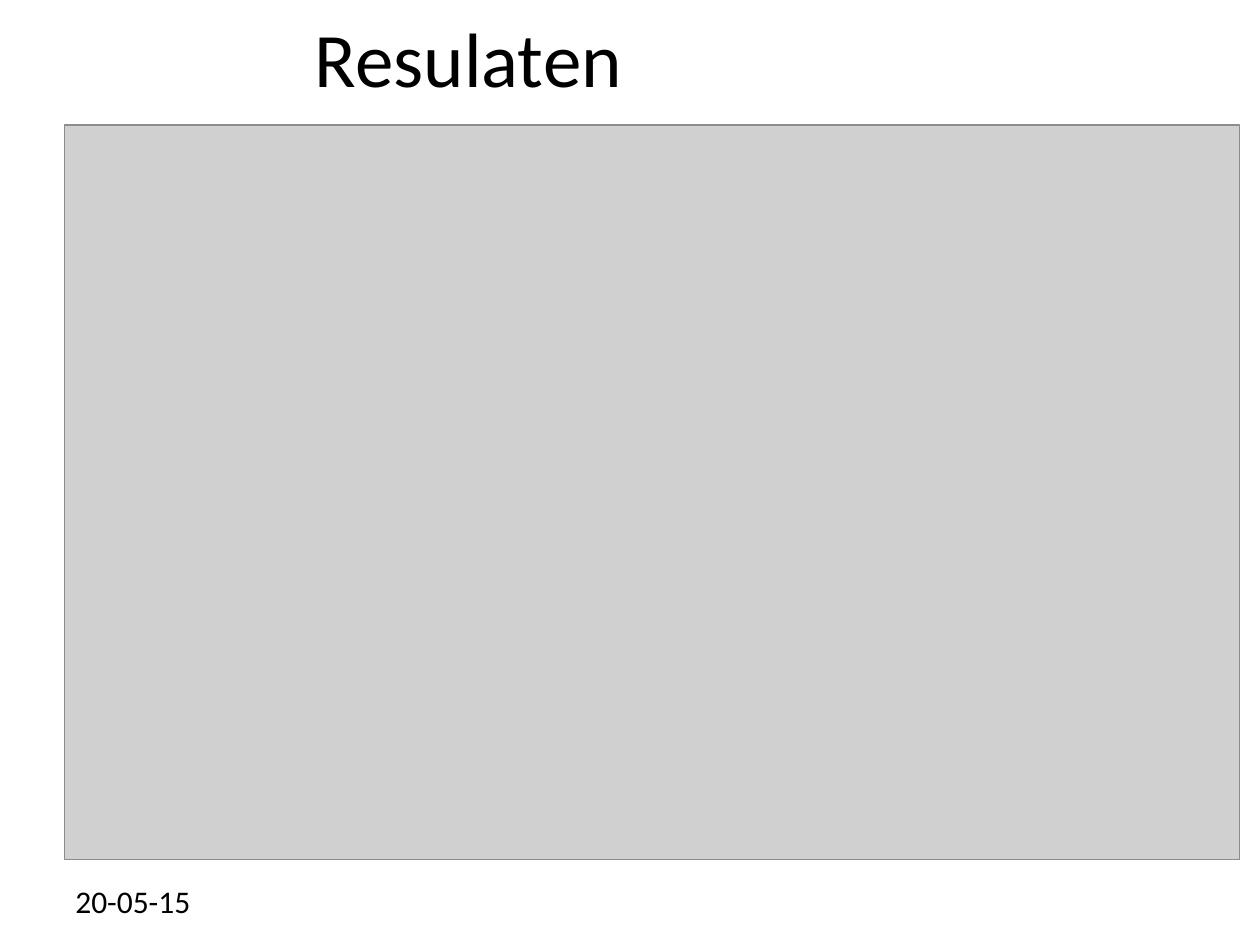
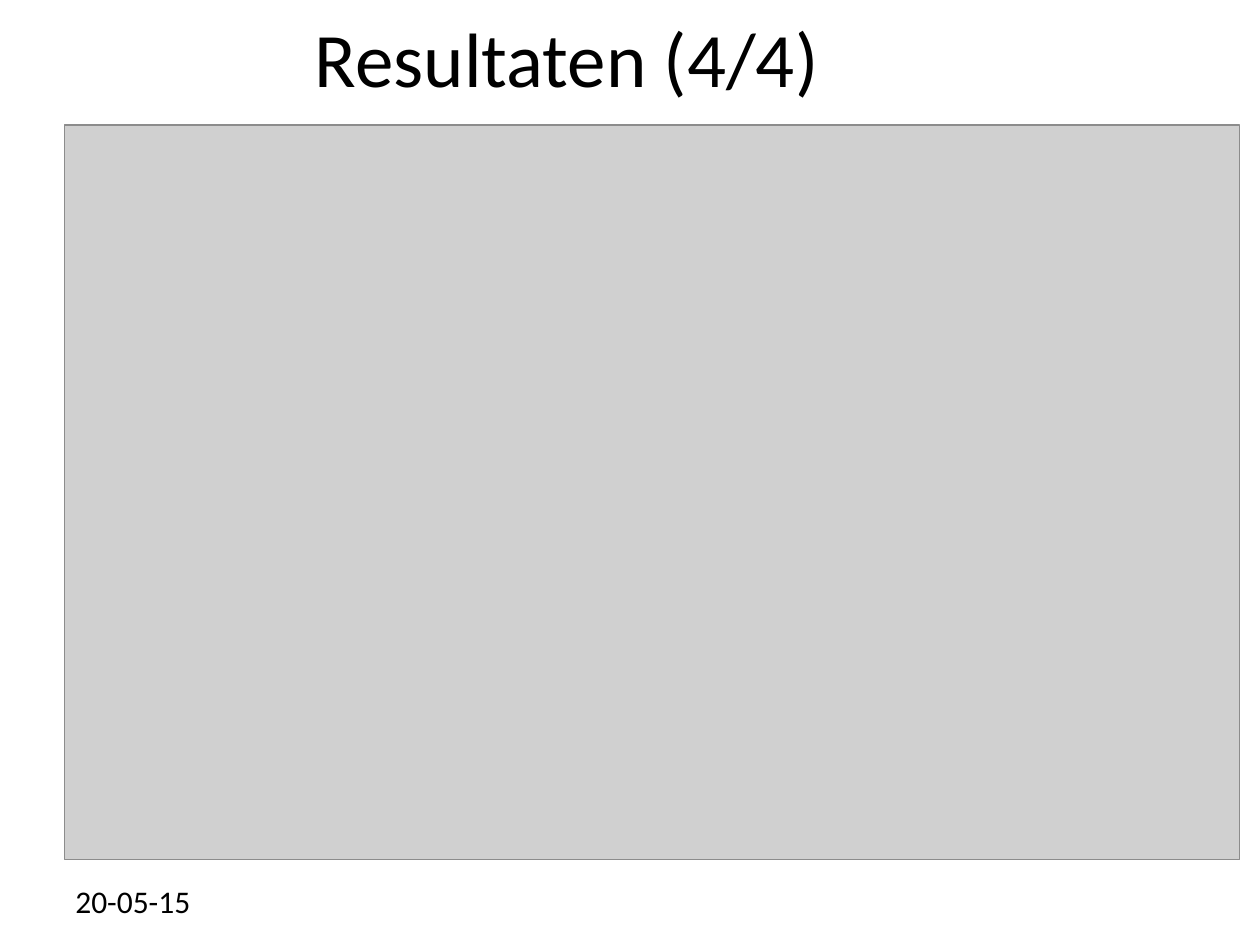
Before and after one commit to marten2/Heuristieken, a slide deck: slide 12 of niks.ppt (slide 11 before the commit). Drawn at 1260x945 pixels with LibreOffice and Linux fonts; fonts in the diff are those of the drawing; grey boxes stand for pictures; background and template pictures are left out. Boxes give left, top, right and bottom in pixels: in the first picture for what was removed or moved away, otherwise in the second. Text is boxed around its words. In the diff, an @@ line names an element or a change of style, - is before the commit and + after.

```diff
--- a/niks.ppt
+++ b/niks.ppt
@@ title at [315, 31, 818, 98]: text changed @@
-Resulaten
+Resultaten (4/4)
```
Also in this commit, not shown: 8 other slides changed, 1 slide added.
